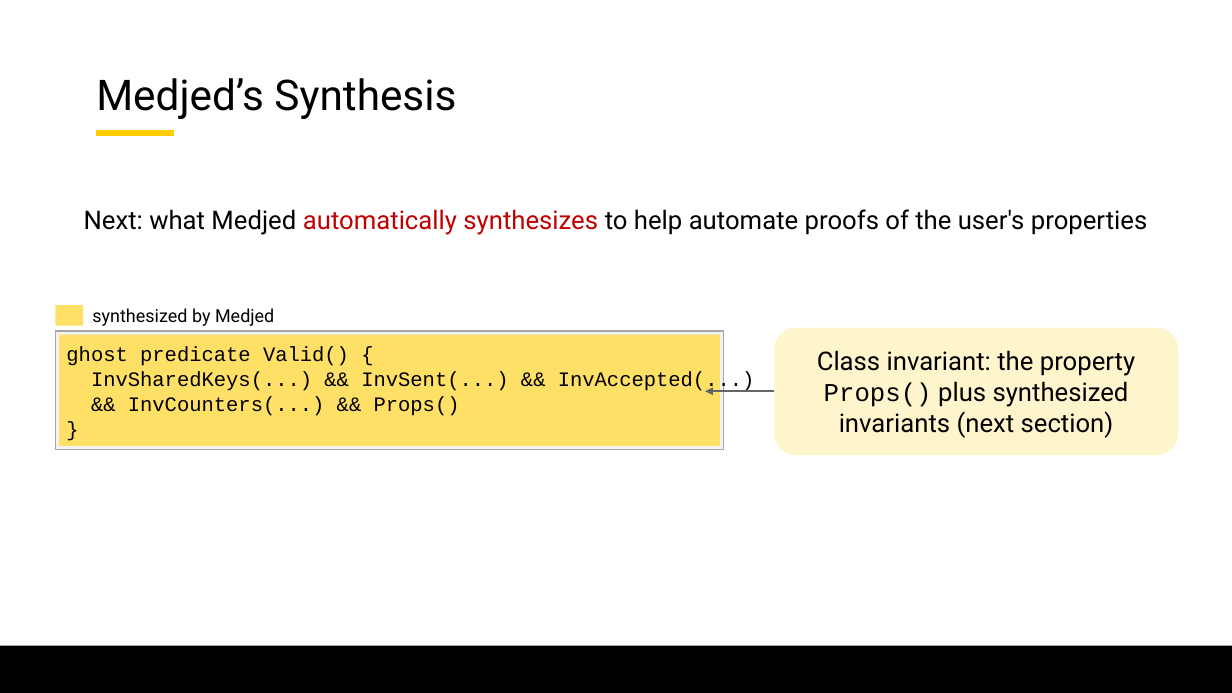
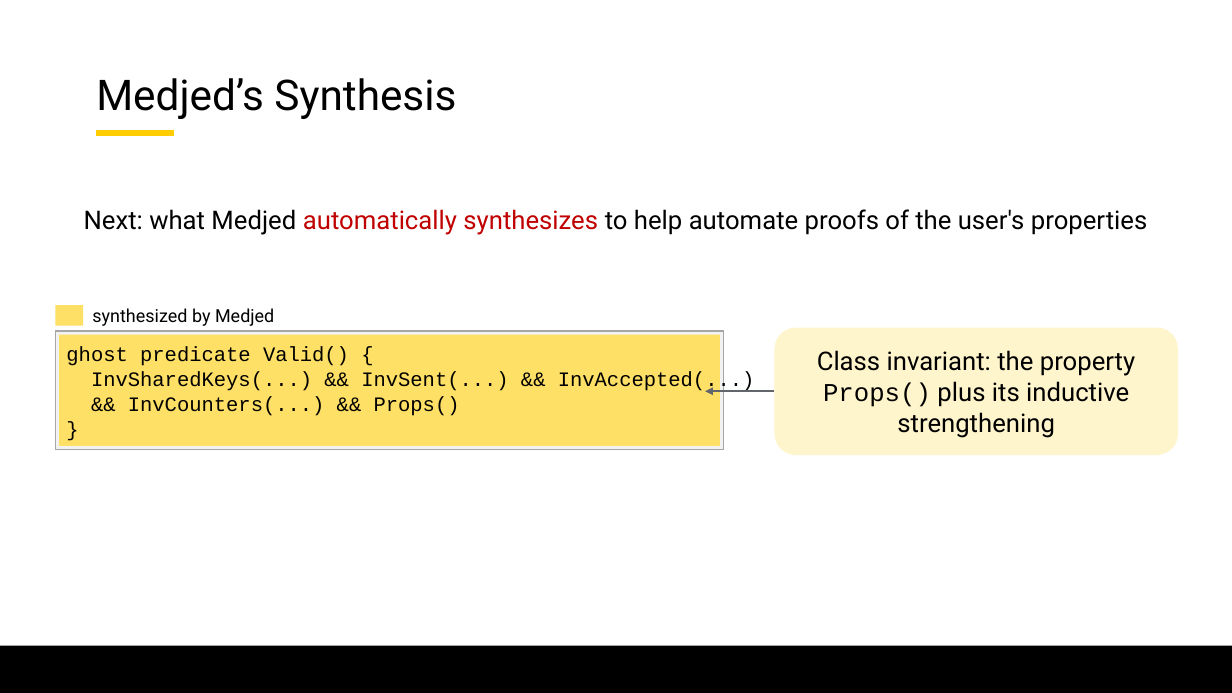
Before and after one commit to lorchrob/graduate_research_symposium, a slide deck: slide 58 of symposium_slides.pptx (slide 21 before the commit). Drawn at 1232x693 pixels with LibreOffice and Linux fonts; fonts in the diff are those of the drawing; background and template pictures are left out. Boxes give left, top, right and bottom in pixels: in the first picture for what was removed or moved away, otherwise in the second. Text is boxed around its words. In the diff, an @@ line names an element or a change of style, - is before the commit and + after.

```diff
--- a/symposium_slides.pptx
+++ b/symposium_slides.pptx
@@ text in rounded rectangle at (817, 350, 1135, 438): text changed @@
-Class invariant: the property Props() plus synthesized invariants (next section)
+Class invariant: the property Props() plus its inductive strengthening
```
Also in this commit, not shown: 36 other slides changed, 28 slides added.
